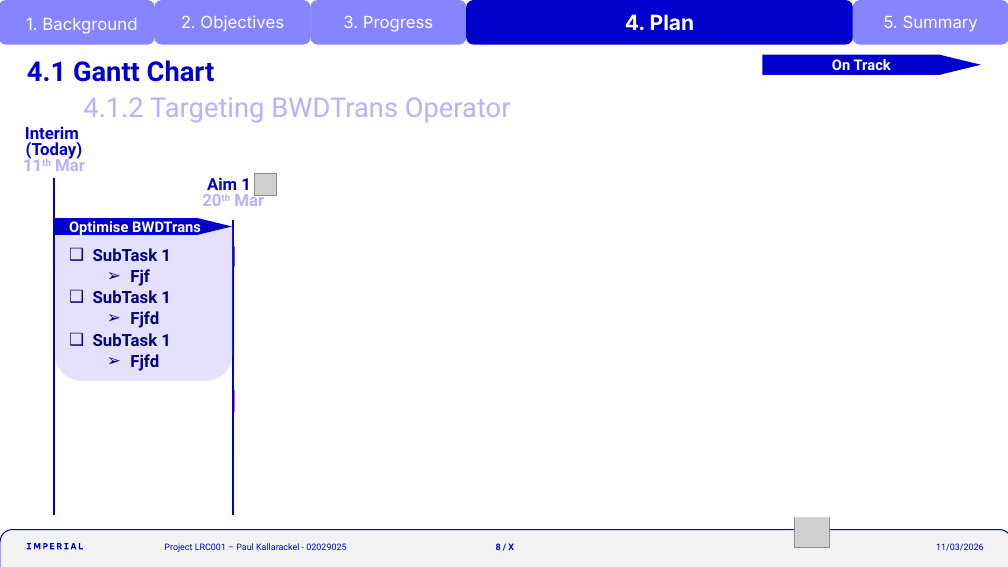
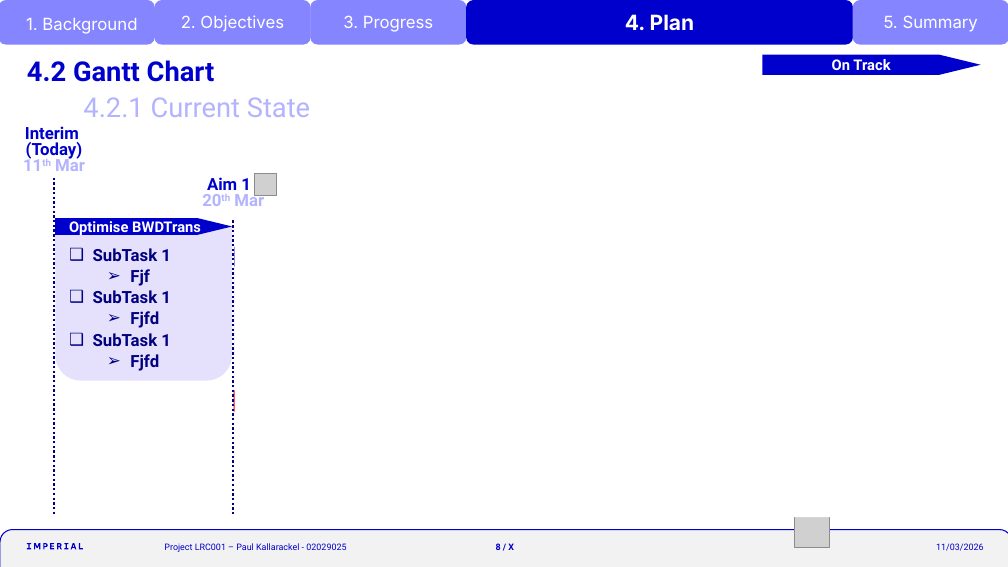
Before and after one commit to krackalackel02/FYP-Interim, a slide deck: slide 8 of Interim.pptm. Drawn at 1008x567 pixels with LibreOffice and Linux fonts; fonts in the diff are those of the drawing; grey boxes stand for pictures. Boxes give left, top, right and bottom in pixels: in the first picture for what was removed or moved away, otherwise in the second. Text is boxed around its words. In the diff, an @@ line names an element or a change of style, - is before the commit and + after.

```diff
--- a/Interim.pptm
+++ b/Interim.pptm
@@ title at bbox=[27, 60, 215, 82]: text changed @@
-4.1 Gantt Chart
+4.2 Gantt Chart
@@ text at bbox=[83, 97, 310, 117]: text changed @@
-4.1.2 Targeting BWDTrans Operator
+4.2.1 Current State
@@ line (54, 178) - (54, 516): stroke #0000CD 2.25 pt to #000080 2.25 pt dashed @@
@@ line (233, 221) - (233, 516): stroke #0000CD 2.25 pt to #000080 2.25 pt dashed @@
```
Also in this commit, not shown: 6 other slides changed.
